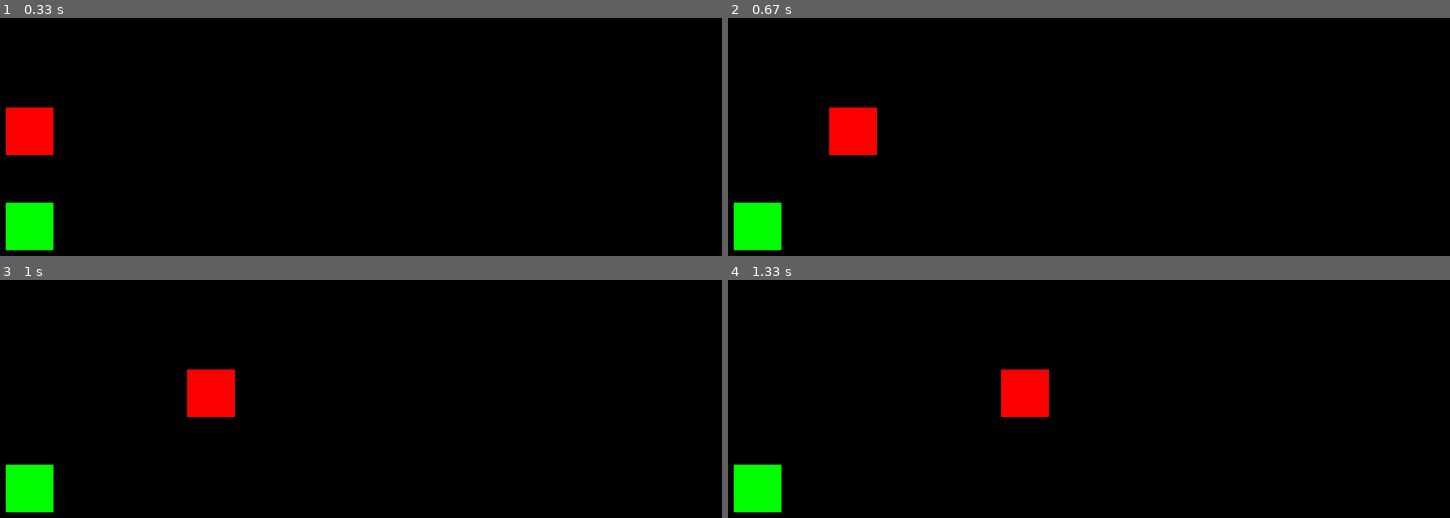
Above: before the commit, frames 1-4 (two rows, left to right).
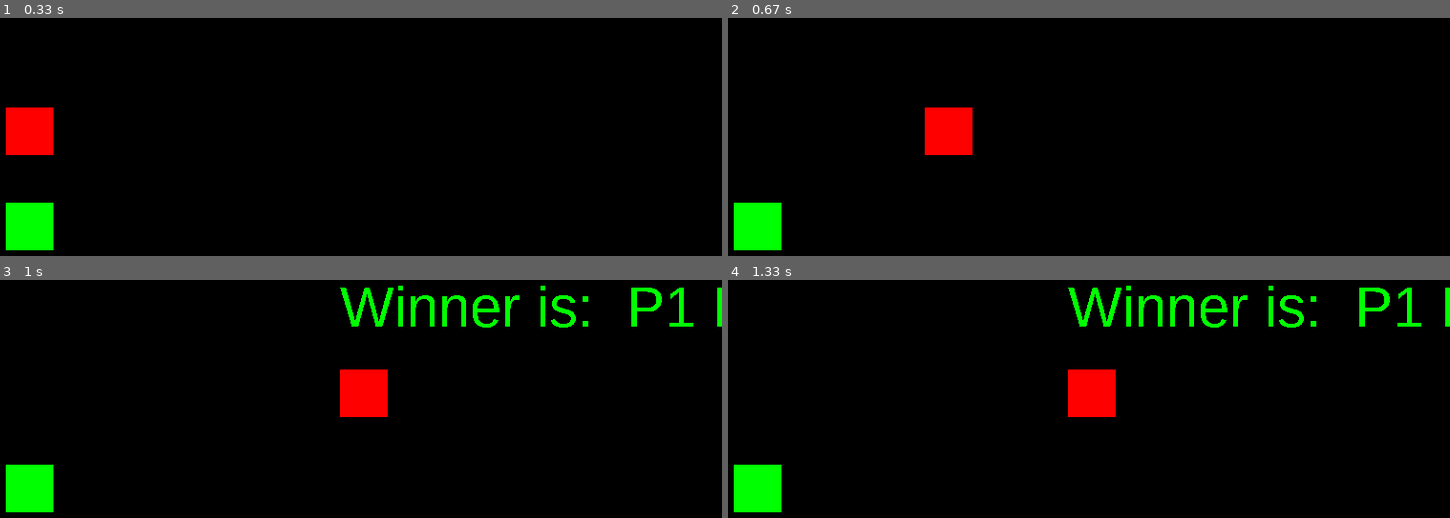
Above: after the commit, the same moments.

Repository: roryjmaher/PyGame-Learning
Game: pygame game, started from test.py
Two runs of this game, one before a commit and one after it. Both use one fixed random seed, a clock stepped at 60 frames per second and the inputs below.
Inputs:
- Up to frame 1 (0.33 s): no input
- Up to frame 2 (0.67 s): hold Right from 0.33 s (still down)
- Up to frame 3 (1 s): release Right at 0.8 s; hold Right from 0.83 s (still down)
- Up to frame 4 (1.33 s): release Right at 1.3 s

Frame 1 is identical in both runs. In frame 2, 2.6% of the frame differs, in the area x 14-34%, y 37-58%; in frame 3, 4.8%, in the area x 25-100%, y 2-58%; in frame 4, 4.8%.

Commit message:
Added Clock for 60 fps for cpu throttling

Diff:
--- a/test.py
+++ b/test.py
@@ -14,26 +14,29 @@
 myfont = pygame.font.SysFont('Arial', 60)
 winningtext = "Winner is: "
 
+clock = pygame.time.Clock()
+
 while True:
     for event in pygame.event.get():
         if event.type == pygame.QUIT:
             print("Exiting program...")
             sys.exit()
 
+    quit = pygame.key.get_pressed()[pygame.K_ESCAPE]
+    if quit:
+        sys.exit()
 
     if game_in_progress:
         # Process Player Input
         right = pygame.key.get_pressed()[pygame.K_RIGHT]
         left= pygame.key.get_pressed()[pygame.K_LEFT]
-        quit= pygame.key.get_pressed()[pygame.K_ESCAPE]
+
 
         # Updating Game State Logic
         if right:
-            p1Rect.x += 5
+            p1Rect.x += 10
         if left:
-            p2Rect.x += 5
-        if quit:
-            pygame.quit()
+            p2Rect.x += 10
 
         # RENDERING
         screen.fill((0,0,0))
@@ -53,3 +56,4 @@
             game_in_progress = False
 
         pygame.display.flip()
+    clock.tick(60)
